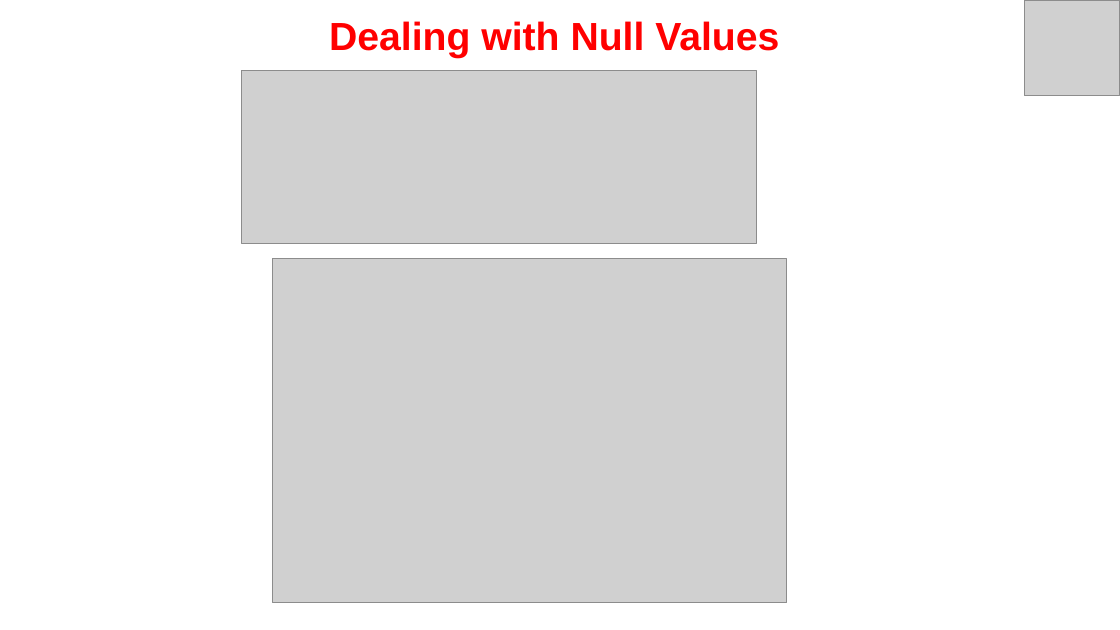
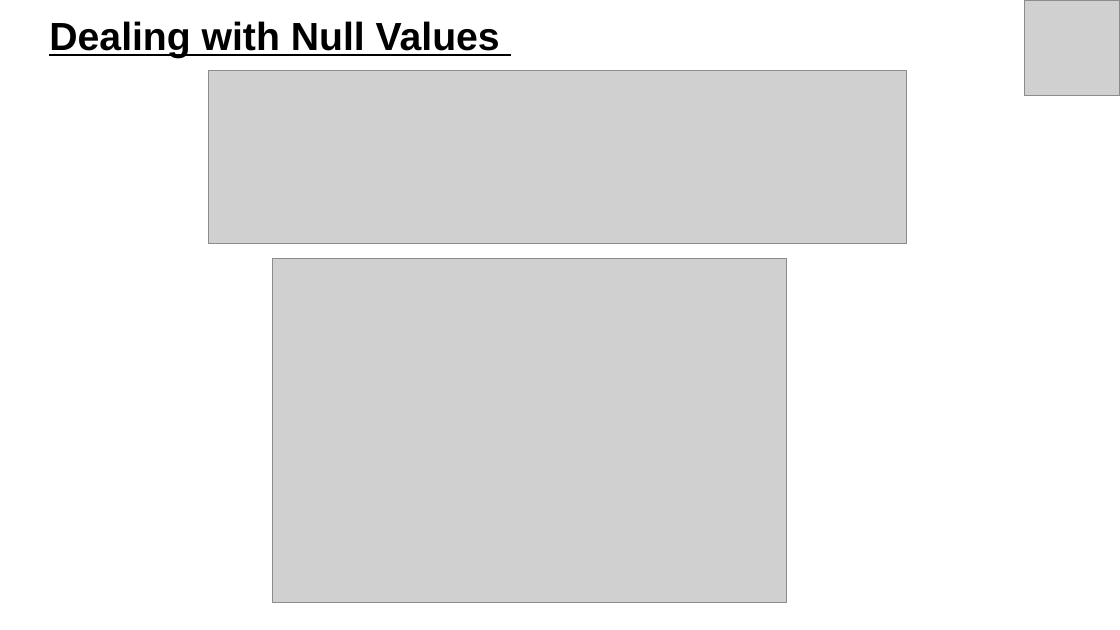
Before and after one commit to mayank021296/Hotel-Booking-Capstone-EDA-PRoject, a slide deck: slide 12 of Hotel Booking.pptx (slide 13 before the commit). Drawn at 1120x630 pixels with LibreOffice and Linux fonts; fonts in the diff are those of the drawing; grey boxes stand for pictures. Boxes give left, top, right and bottom in pixels: in the first picture for what was removed or moved away, otherwise in the second. Text is boxed around its words. In the diff, an @@ line names an element or a change of style, - is before the commit and + after.

```diff
--- a/Hotel Booking.pptx
+++ b/Hotel Booking.pptx
@@ title "Dealing with Null Values" at <box>49,21,500,58</box>: text colour #FF0000 to #000000, underline on; alignment centre to left @@
@@ picture: place and size @@
-picture at <box>242,71,756,244</box>
+picture at <box>208,71,906,244</box>
```
Also in this commit, not shown: 26 other slides changed, 4 slides added, 3 slides removed.
